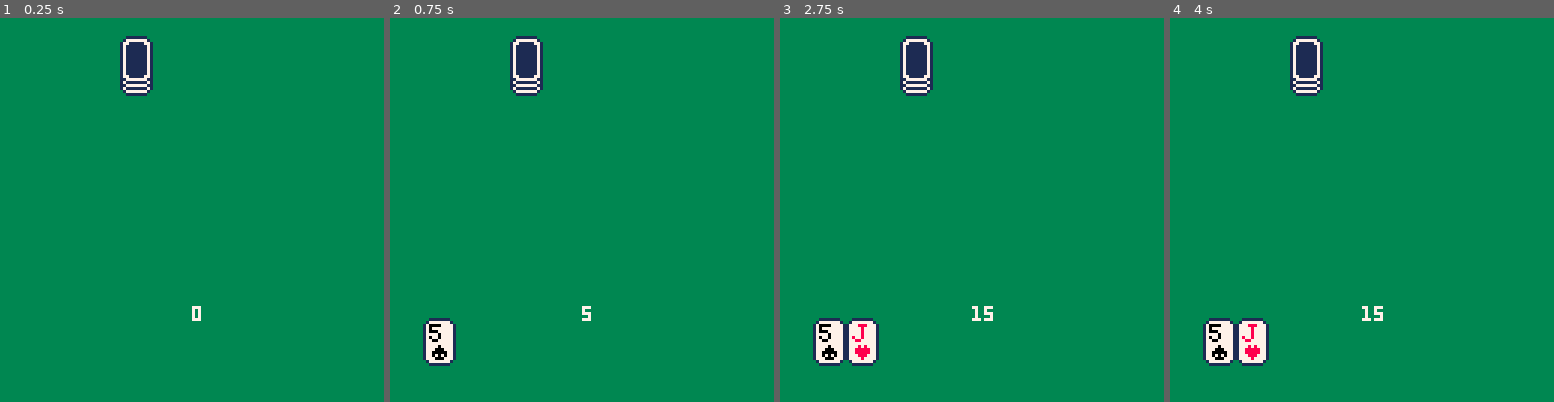
Above: before the commit, frames 1-4 (left to right).
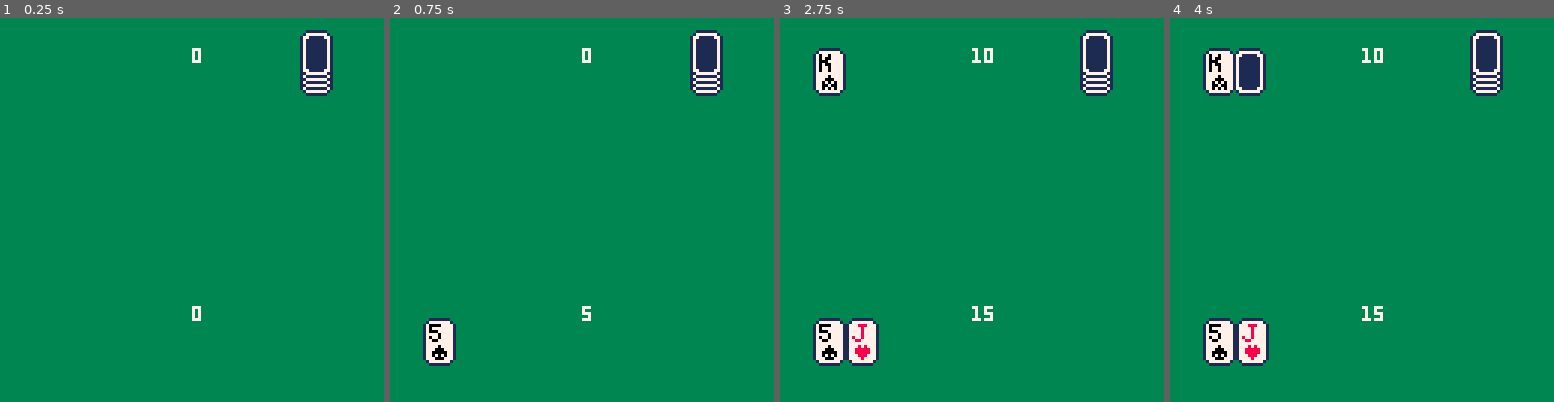
Above: after the commit, the same moments.

Repository: UA-koval/blackjack-pico-8
Game: PICO-8 cartridge blackjack.p8
The game is run twice, just before and just after one commit, with the same random seed, the same clock (stepped at 60 frames per second) and the same inputs.
Inputs:
- Up to frame 1 (0.25 s): no input
- Up to frame 2 (0.75 s): no input
- Up to frame 3 (2.75 s): no input
- Up to frame 4 (4 s): no input

The runs differ from the first frame. In frame 1, 2.7% of the frame differs, in the area x 31-87%, y 3-21%; in frame 2, 2.7%; in frame 3, 3.8%; in frame 4, 4.7%, in the area x 8-87%, y 3-21%.

Commit message:
Development progress.

Diff:
--- a/blackjack.p8
+++ b/blackjack.p8
@@ -4,13 +4,21 @@
 -- blackjack
 -- by koval
 
+-- game logic vars
 hand = {}
 dealer = {}
-counter = 0 -- for drawing purposes
 player_score=0
-af = 0 -- cursor anim frame
+dealer_score=0
+
+-- technical vars
 frame_counter = 1
 stage = 0
+hidden_card = false
+
+-- objects coords
+dealerx=10 dealery=10
+handx=10 handy=100
+deckx=100 decky=10
 
 function draw_card(x,y,n,m)
  if m>1 then pal(8,0)
@@ -24,12 +32,6 @@
 function draw_card_back(x,y)
  sspr(8,0,11,16,x,y)
  sspr(8,16,7,12,x+2,y+2)
-end
-
-function draw_player_cards(c)
-	if (counter>#hand-1) counter=0
- draw_card(counter*11,100,c[1],c[2])
- counter+=1
 end
 
 function generate_card()
@@ -67,25 +69,22 @@
 
 function _draw()
 	rectfill(0,0,128,128,3)
-	draw_card_back(40,10)
-	draw_card_back(40,8)
-	draw_card_back(40,6)
-	-- foreach(hand,draw_player_cards)
+	for i=0,3 do
+	 draw_card_back(deckx,decky-i*2)
+	end
+
 	for k,v in pairs(hand) do
 	 draw_card(0+k*11,100,v[1],v[2])
 	end
-
+	for k,v in pairs(dealer) do
+	 draw_card(0+k*11,10,v[1],v[2])
+	end
+	if (hidden_card)	draw_card_back(dealerx+11,dealery)
 	-- player counter
 	print(count_score(hand),64,96,7)
- -- option selection window
- -- rectfill(7,31,35,65,7)
-	-- rectfill(8,32,34,64,1)
-	-- print("hit",10,34,7)
-	-- print("stay",10,42)
-	-- print("double",10,50)
-	-- print("fold",10,58)
-	-- spr(35+af,0,34) af+=1
-	-- if (af>8) af=0
+	-- dealer counter
+print(count_score(dealer),64,10,7)
+
 end
 
 function _update()
@@ -93,9 +92,21 @@
  if frame_counter % 20 ==0 then
   -- stage 1: give player cards
   if stage==0 then
-   if (#hand<2) add(hand,generate_card())
+   if (#hand<2) then
+    add(hand,generate_card())
+   else stage+=1 end
+  -- stage 2: give dealer card
+  elseif stage==1 then
+   if (#dealer<1) then
+    add(dealer,generate_card())
+   elseif hidden_card==false then
+   	hidden_card = true
+   else stage+=1 end
   end
+ end
 
+ if stage==3 then
+  -- todo: allow player input
  end
 
  frame_counter+=1
@@ -106,7 +117,7 @@
 00000000017777777100000080880000800800000008000080800800800800008008000080080000800000008000000008080000800800008008000080080000
 00700700177777777710000088800000800800000008000080800800088800000880000000800000888000008880000080080000008000000080000080080000
 00077000177777777710000080880000800800000008000080800800000800008008000000800000800800000008000088880000000800000800000088880000
-00077000177777777710000080080000088000008008000080800800000800008008000008000000800800008008000000080000800800008000000080080000
+00077000177777777710000080080000088000008008000080800800800800008008000008000000800800008008000000080000800800008000000080080000
 00700700177777777710000080080000008800000880000080088000088000000880000008000000088000000880000000080000088000008888000080080000
 00000000177777777710000000000000000000000000000000000000000000000000000000000000000000000000000000000000000000000000000000000000
 00000000177777777710000000000000000000000000000000000000000000000000000000000000000000000000000000000000000000000000000000000000
